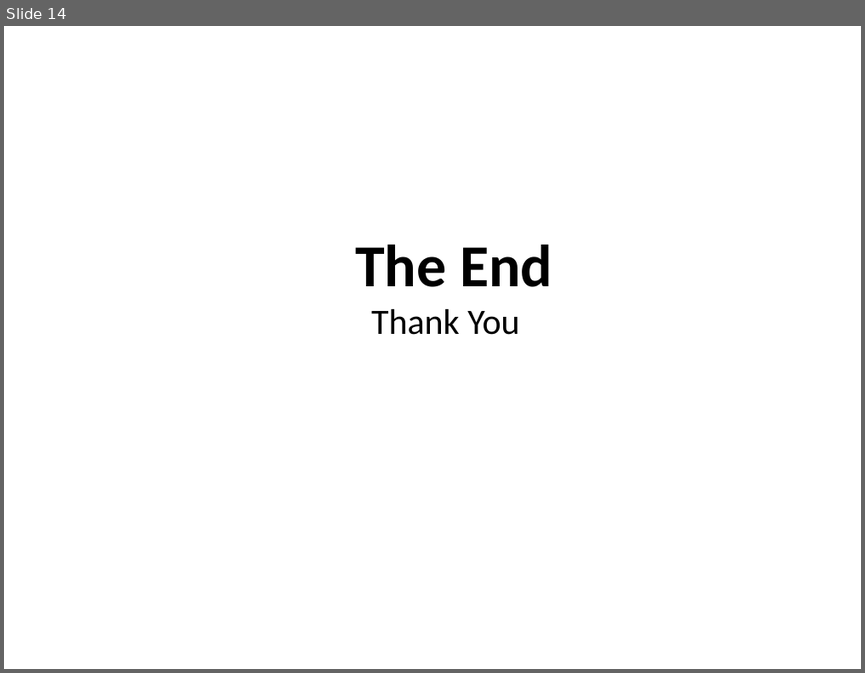
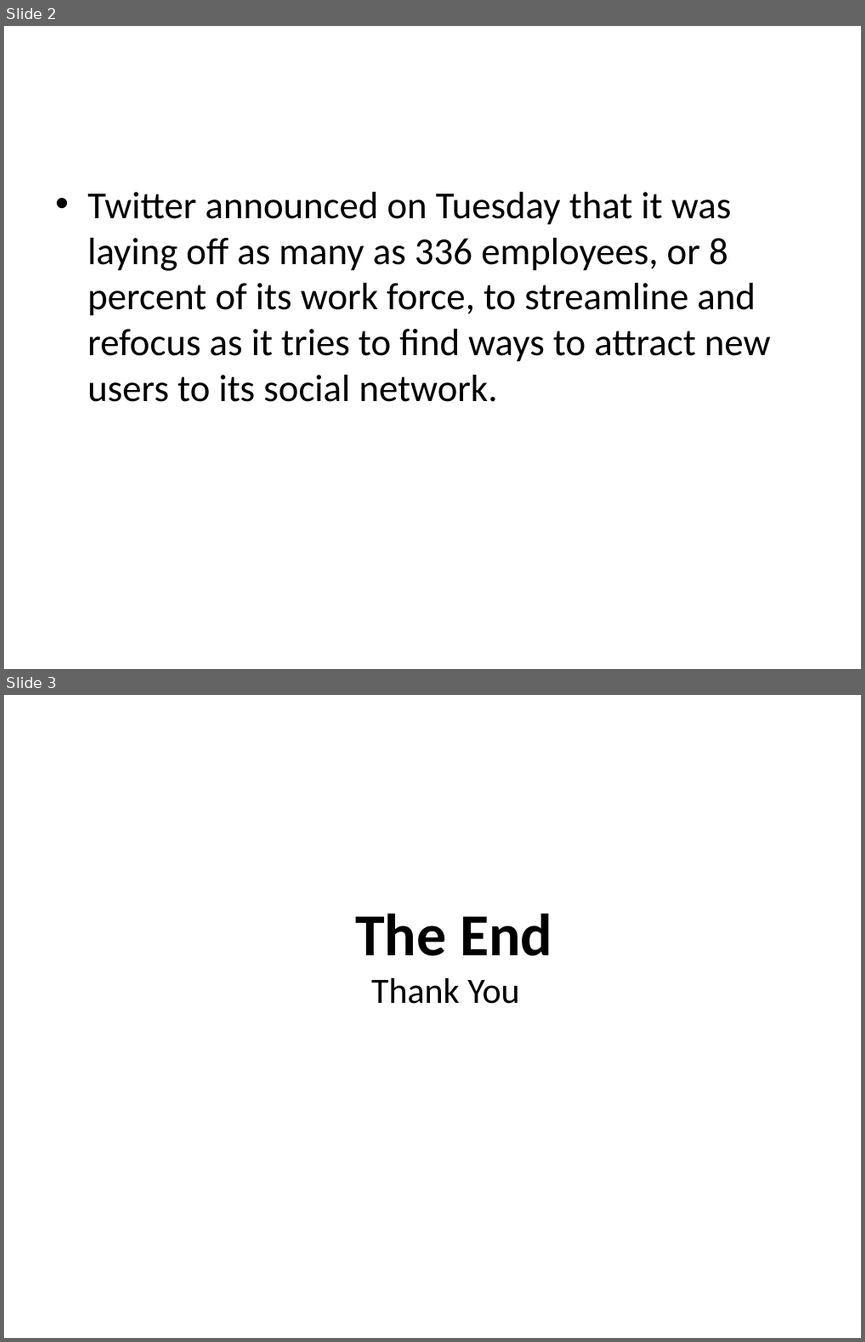
Before and after one commit to xinghai-zhang/Mhacks6, a slide deck: FlaskWebProject1/static/test.pptx. Shown one above the other, each under a label of ours: slide 14 before the commit, slides 2 and 3 after it. The pictures are 865x673 and 865x1342 pixels, drawn with LibreOffice and Linux fonts; fonts in the diff are those of the drawing. Boxes give left, top, right and bottom in pixels: in the first picture for what was removed or moved away, otherwise in the second. Text is boxed around its words. In the diff, an @@ line names an element or a change of style, - is before the commit and + after.

```diff
--- a/FlaskWebProject1/static/test.pptx
+++ b/FlaskWebProject1/static/test.pptx
@@ slide 2 added at (4, 26, 861, 669), background #FFFFFF @@
@@ text added at (87, 192, 771, 402), 32 pt, text #000000 @@
+• Twitter announced on Tuesday that it was laying off as many as 336 employees, or 8 percent of its work force, to streamline and refocus as it tries to find ways to attract new users to its social network.
@@ what was slide 14 is now slide 3 @@
```
Also in this commit, not shown: 1 other slide added, 13 slides removed, 19 other files.
